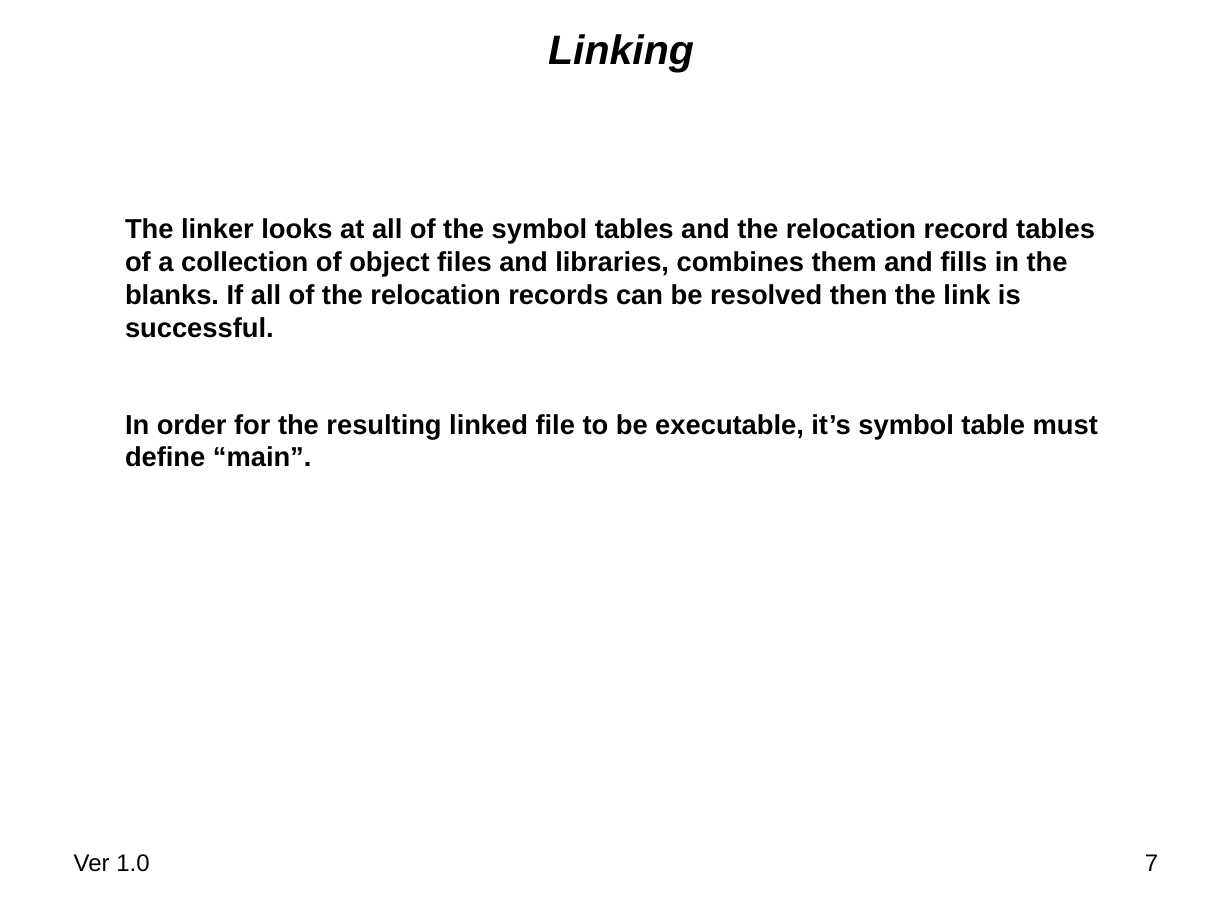
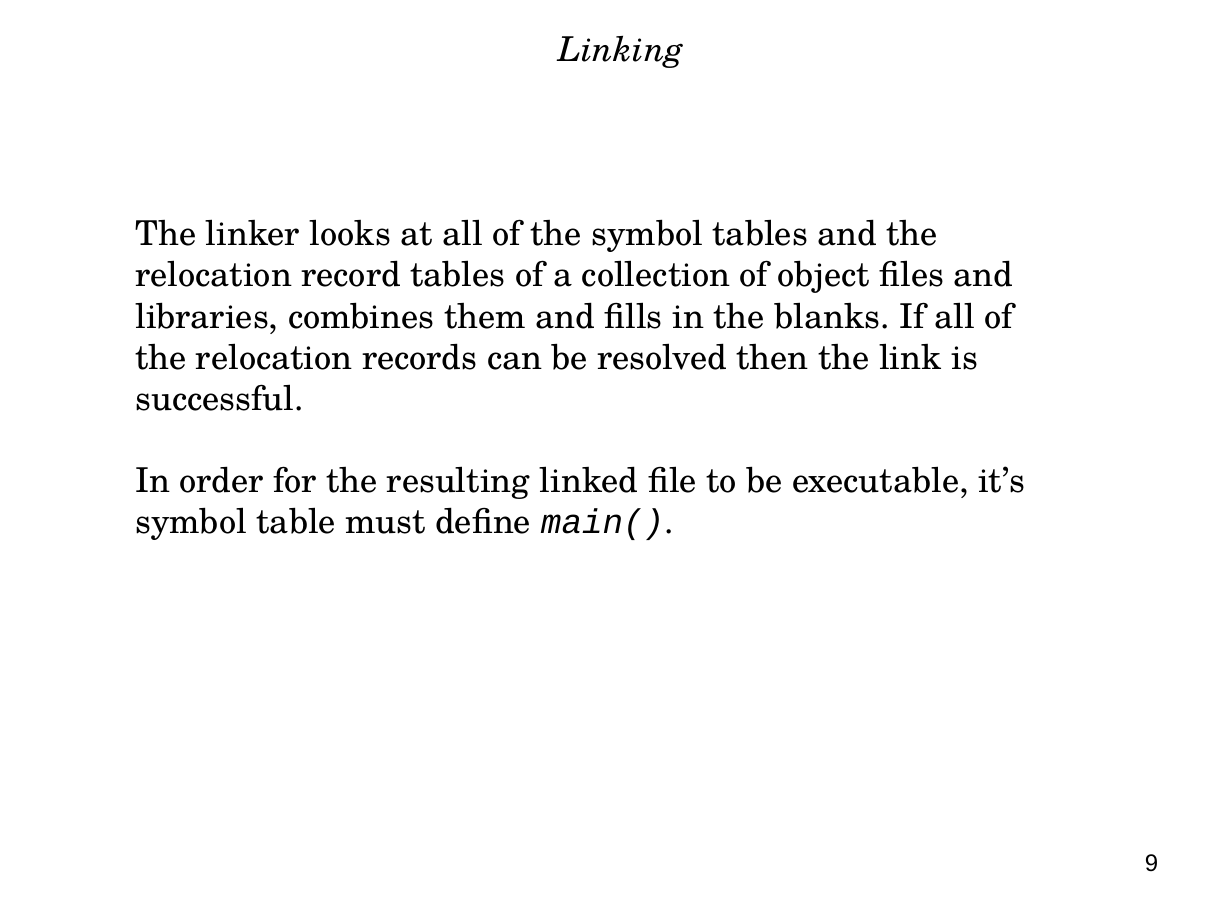
Before and after one commit to nasa/trick, a slide deck: slide 9 of share/doc/trick/Compiling_and_Linking_Overview.ppt (slide 7 before the commit). Drawn at 1232x924 pixels with LibreOffice and Linux fonts; fonts in the diff are those of the drawing; background and template pictures are left out. Boxes give left, top, right and bottom in pixels: in the first picture for what was removed or moved away, otherwise in the second. Text is boxed around its words. In the diff, an @@ line names an element or a change of style, - is before the commit and + after.

Commit message:
Update Compiling and Linking Overview

```diff
--- a/share/doc/trick/Compiling_and_Linking_Overview.ppt
+++ b/share/doc/trick/Compiling_and_Linking_Overview.ppt
@@ title "Linking" at box(559, 35, 684, 68): size 24 to 20 pt, font Arial to TeX Gyre Schola, bold off @@
@@ text "The linker looks at all ...": place and size @@
-text "The linker looks at all ..." at box(125, 218, 1095, 338)
+text "The linker looks at all ..." at box(135, 219, 1014, 411)
@@ text "The linker looks at all ..." at box(135, 219, 1014, 411): size 16 to 20 pt, font Arial to TeX Gyre Schola, bold off @@
@@ text at box(135, 466, 1025, 540): text changed; size 16 to 20 pt; font Arial to TeX Gyre Schola; bold off @@
-In order for the resulting linked file to be executable, it’s symbol table must define “main”.
+In order for the resulting linked file to be executable, it’s symbol table must define main().
@@ text removed at box(74, 854, 149, 872) @@
-Ver 1.0
@@ page number at box(1145, 854, 1158, 872): text changed @@
-7
+9
```
Also in this commit, not shown: 7 other slides changed, 3 slides added, 1 slide removed, 1 other file.
